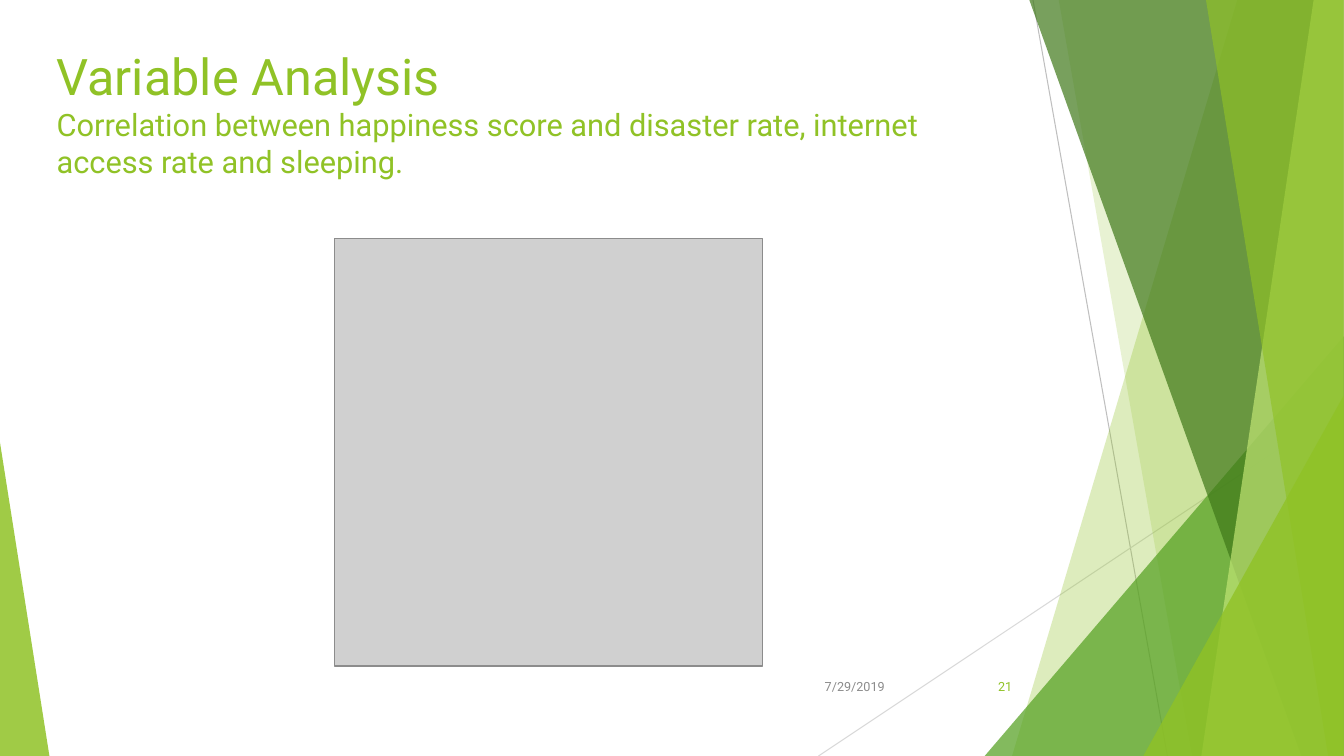
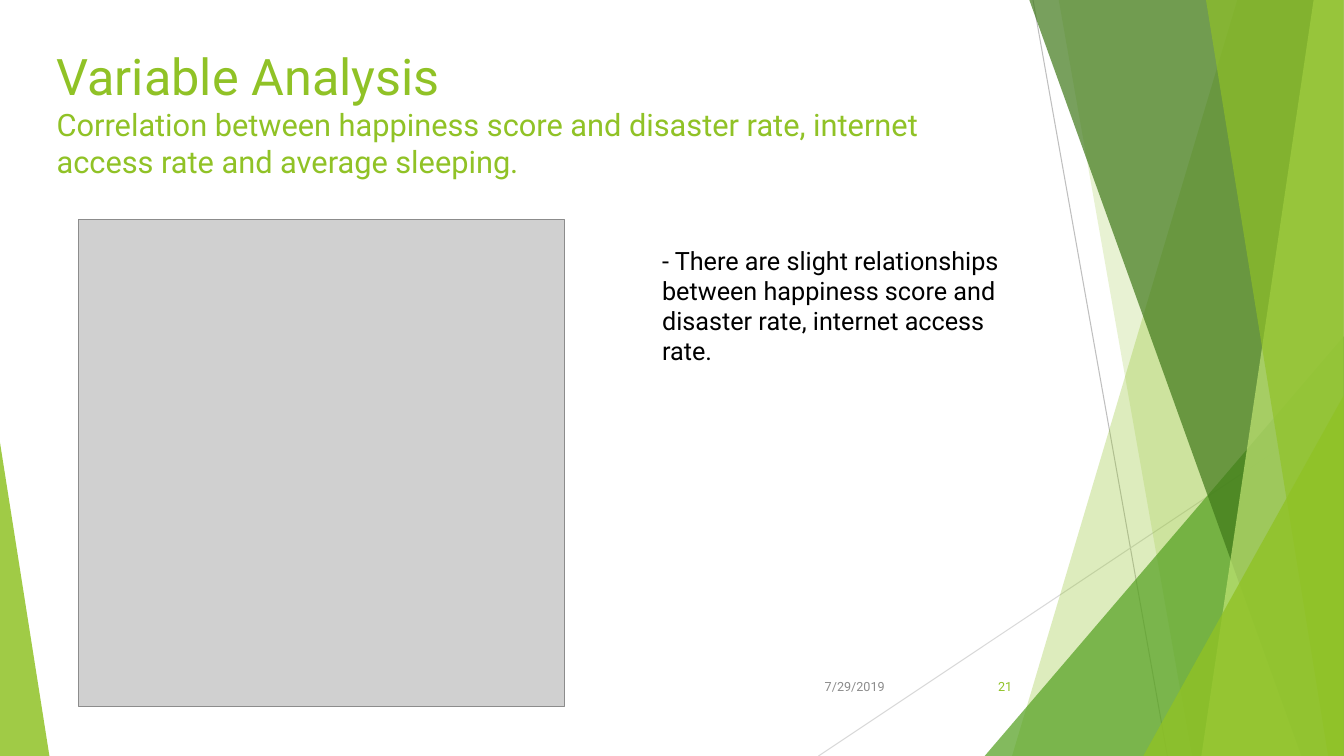
Before and after one commit to Kika000/Project-1, a slide deck: slide 21 of What Makes the World Happy.pptx. Drawn at 1344x756 pixels with LibreOffice and Linux fonts; fonts in the diff are those of the drawing; grey boxes stand for pictures. Boxes give left, top, right and bottom in pixels: in the first picture for what was removed or moved away, otherwise in the second. Text is boxed around its words. In the diff, an @@ line names an element or a change of style, - is before the commit and + after.

```diff
--- a/What Makes the World Happy.pptx
+++ b/What Makes the World Happy.pptx
@@ title at <box>57,57,918,180</box>: text changed @@
-Variable Analysis
-Correlation between happiness score and disaster rate, internet access rate and sleeping.
+Variable Analysis
+Correlation between happiness score and disaster rate, internet access rate and average sleeping.
@@ picture added at <box>79,220,566,707</box> @@
@@ picture removed at <box>335,238,762,665</box> @@
@@ text added at <box>662,251,998,361</box>, 18 pt, text #000000 @@
+- There are slight relationships between happiness score and disaster rate, internet access rate.
```
Also in this commit, not shown: 5 other slides changed.
